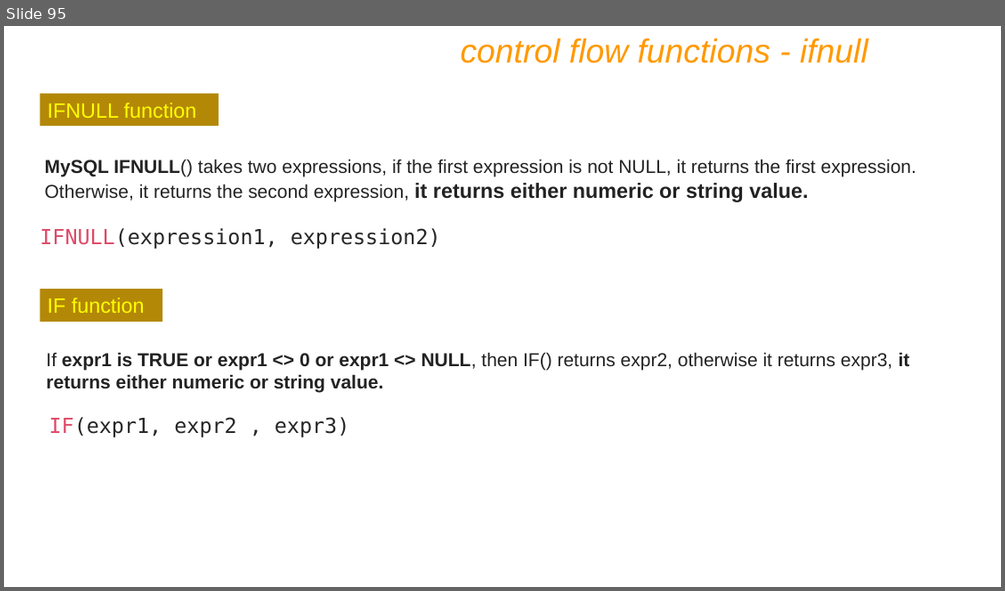
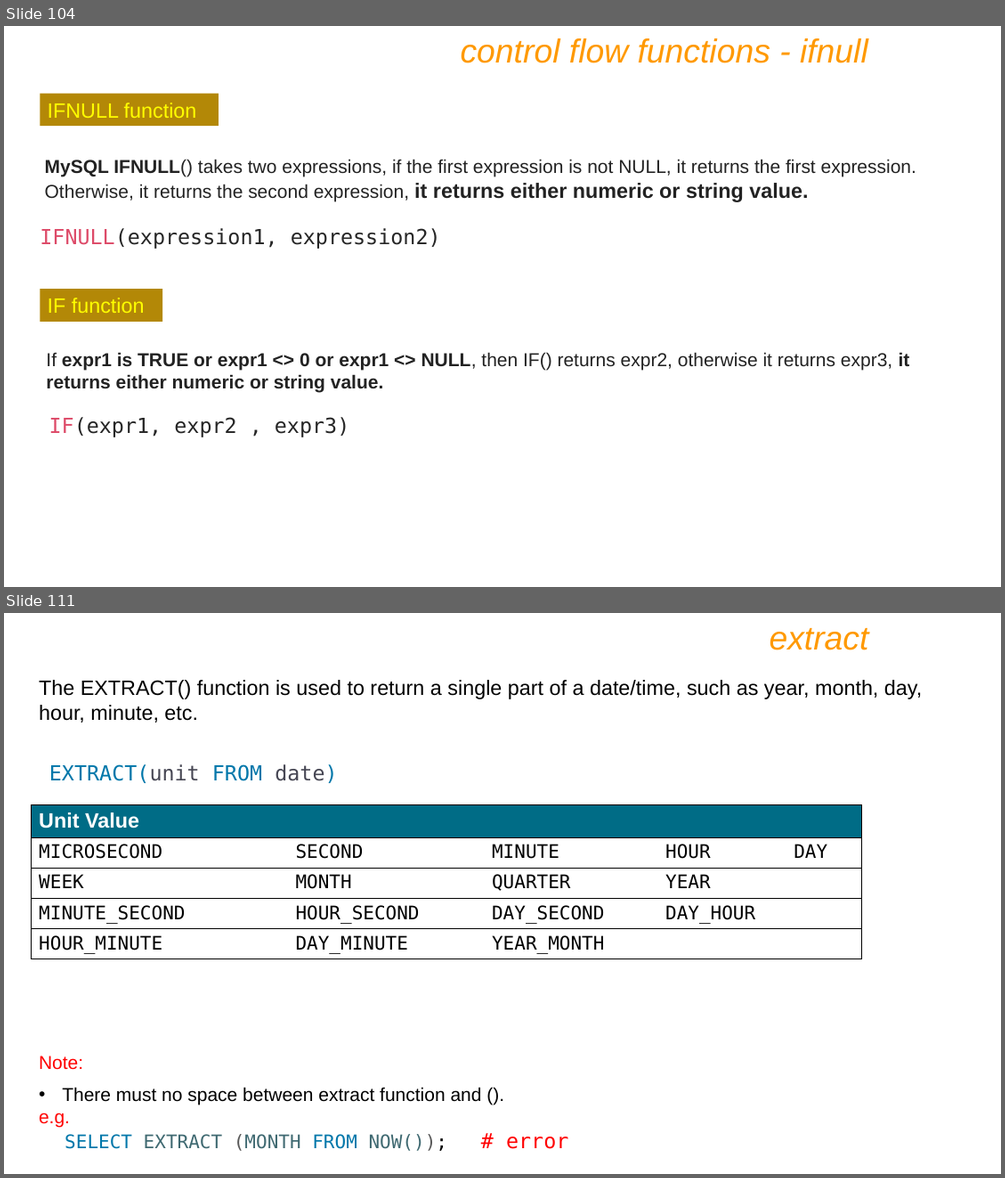
Before and after one commit to Abhis0702/DBT_MySQL, a slide deck: IET MySQL PPT Ver9.pptx. Shown one above the other, each under a label of ours: slide 95 before the commit, slides 104 and 111 after it; the slides between them are not shown. The pictures are 1005x591 and 1005x1178 pixels, drawn with LibreOffice and Linux fonts; fonts in the diff are those of the drawing. Boxes give left, top, right and bottom in pixels: in the first picture for what was removed or moved away, otherwise in the second. Text is boxed around its words. In the diff, an @@ line names an element or a change of style, - is before the commit and + after.

```diff
--- a/IET MySQL PPT Ver9.pptx
+++ b/IET MySQL PPT Ver9.pptx
@@ slide 111 added at bbox=[4, 613, 1001, 1174], background #FFFFFF @@
@@ text added at bbox=[769, 628, 869, 650], 32 pt, text #FF9900, italic @@
+extract
@@ text added at bbox=[39, 680, 922, 722], 20 pt, text #000000 @@
+The EXTRACT() function is used to return a single part of a date/time, such as year, month, day, hour, minute, etc.
@@ text added at bbox=[49, 764, 337, 783], 20 pt, text #0077AA @@
+EXTRACT(unit FROM date)
@@ table added at bbox=[32, 805, 863, 959], 5 rows, 5 columns @@
+Unit Value |  |  |  | 
+MICROSECOND | SECOND | MINUTE | HOUR | DAY
+WEEK | MONTH | QUARTER | YEAR | 
+MINUTE_SECOND | HOUR_SECOND | DAY_SECOND | DAY_HOUR | 
+HOUR_MINUTE | DAY_MINUTE | YEAR_MONTH |  | 
@@ text added at bbox=[39, 1055, 568, 1151], 18 pt, text #000000 @@
+Note:
+• There must no space between extract function and ().
+e.g.
+SELECT EXTRACT (MONTH FROM NOW()); # error
@@ what was slide 95 is now slide 104 @@
```
Also in this commit, not shown: 4 slides changed, 83 other slides added.
